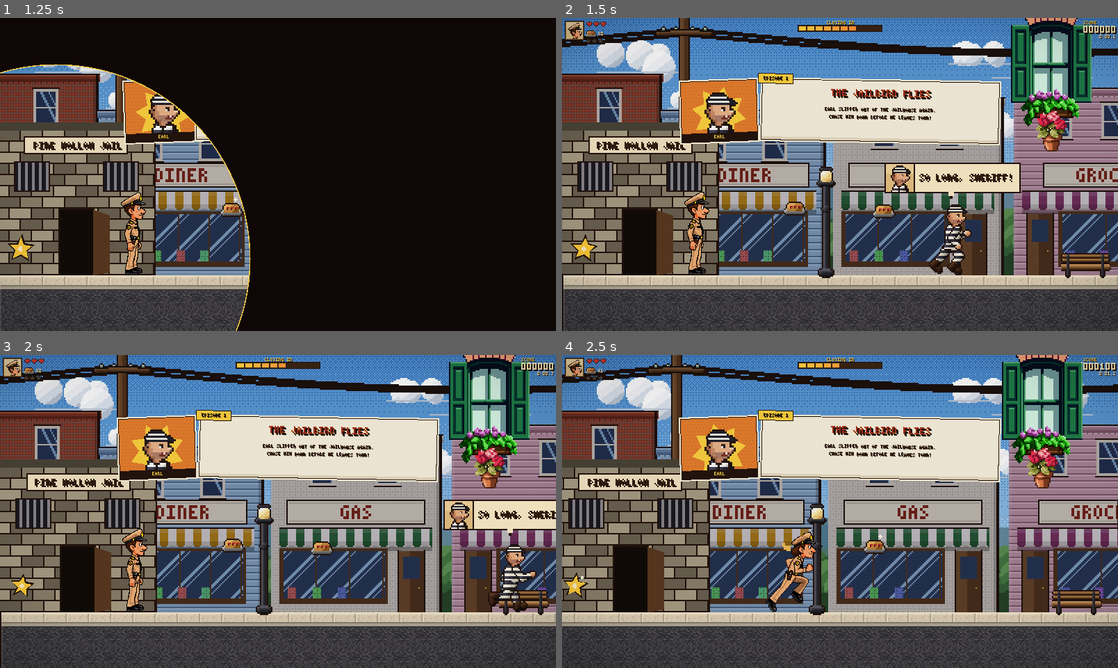
Above: before the commit, frames 1-4 (two rows, left to right).
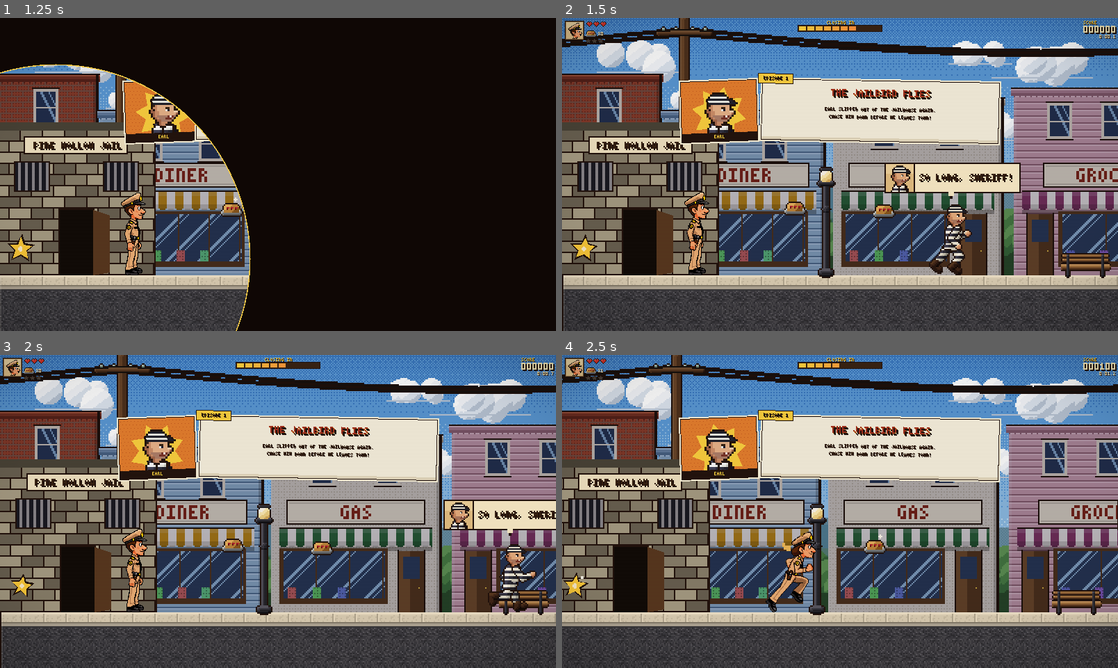
Above: after the commit, the same moments.

Repository: jyatesmike/sheriff-of-pine-hollow
Game: Godot game, scene res://scenes/ui/title.tscn
Two runs of this game, one before a commit and one after it. Both use one fixed random seed, a clock stepped at 60 frames per second and the inputs below.
Inputs (mouse positions are in pixels of both pictures, inside the frame that each line leads up to):
- Up to frame 1 (1.25 s): tap Enter (ui_accept) at 0.5 s; move the mouse to (400, 158) at 0.52 s; hold Right (right) from 0.53 s (still down); tap Shift (action) at 0.6 s; click (400, 158) at 0.67 s; tap Space (jump) at 0.77, 1.07 s
- Up to frame 2 (1.5 s): release Right (right) at 1.25 s; drag from (728, 190) to (812, 237) at 1.27 s
- Up to frame 3 (2 s): no input
- Up to frame 4 (2.5 s): move the mouse to (895, 442) at 2.02 s; hold Right (right) from 2.03 s (still down); hold F (throw) from 2.03 s (still down)

Frame 1 is identical in both runs. In frame 2, 4.6% of the frame differs, in the area x 80-96%, y 0-43%; in frame 3, 4.6%; in frame 4, 4.6%, in the area x 79-94%, y 0-43%.

Commit message:
Fix floating flowerpots; wire real art into the grocer's cart
- main_street.json: the 4 flowerpots sat at x=22-46, well before any
  building (the jailhouse ends at tile 7, the first storefront starts at
  tile 100) — floating windows, more obvious now that the art is real.
  Moved them to tiles 102/108/120/128, against the brick and blue
  buildings.
- grocer.gd: the cart now uses the real PixelLab art (upright, then the
  real tip-over animation) instead of two rotated rectangles. Barrels and
  apples are unchanged (barrels were already a real texture; apples are
  small enough that procedural circles are fine).

Diff:
--- a/data/levels/main_street.json
+++ b/data/levels/main_street.json
@@ -114,22 +114,22 @@
   },
   {
    "type": "flowerpot",
-   "x": 22,
+   "x": 102,
    "h": 6
   },
   {
    "type": "flowerpot",
-   "x": 30,
+   "x": 108,
    "h": 6
   },
   {
    "type": "flowerpot",
-   "x": 38,
+   "x": 120,
    "h": 7
   },
   {
    "type": "flowerpot",
-   "x": 46,
+   "x": 128,
    "h": 6
   },
   {
--- a/scripts/levels/objects/grocer.gd
+++ b/scripts/levels/objects/grocer.gd
@@ -6,7 +6,22 @@
 
 const BARREL_SPEED := 120.0
 
+# PixelLab art: the cart tipping over, one frame per canvas (same alignment
+# throughout, so one offset works for all of them). Not verified in a live
+# editor (no Godot binary in this sandbox) — check it sits on the sidewalk.
+const CART_TEX := preload("res://art/sprites/props/fruit_cart.png")
+const TIP_FRAMES := [
+	preload("res://art/sprites/props/fruit_cart/frame_1.png"),
+	preload("res://art/sprites/props/fruit_cart/frame_2.png"),
+	preload("res://art/sprites/props/fruit_cart/frame_3.png"),
+	preload("res://art/sprites/props/fruit_cart/frame_4.png"),
+	preload("res://art/sprites/props/fruit_cart/frame_5.png"),
+	preload("res://art/sprites/props/fruit_cart/frame_6.png"),
+]
+const CART_OFFSET := Vector2(-48, -64)
+
 var tipped := false
+var tip_t := 0                # frames since tipping started (picks TIP_FRAMES)
 var barrels: Array = []      # {x, y, vy, spin, dead}
 var apples: Array = []       # {x, y, vx, vy, got}
 var spawn_t := 0
@@ -15,6 +30,8 @@
 
 func step(delta: float) -> void:
 	var p := player()
+	if tipped:
+		tip_t += 1
 	if not tipped and p.global_position.x > o.get("trigger", 0) * TILE:
 		tipped = true
 		to_spawn = 3
@@ -73,21 +90,8 @@
 
 func _draw() -> void:
 	# the cart (upright until tipped)
-	var wood := Color("a87a46")
-	if not tipped:
-		outlined_rect(Rect2(-22, -26, 44, 16), wood)
-		for k in 5:
-			draw_circle(Vector2(-16 + k * 8, -28), 4.0, Color("d8342a"))
-		draw_circle(Vector2(-14, -6), 6.0, OUTLINE)
-		draw_circle(Vector2(14, -6), 6.0, OUTLINE)
-		draw_circle(Vector2(-14, -6), 4.5, Color("5a3a22"))
-		draw_circle(Vector2(14, -6), 4.5, Color("5a3a22"))
-	else:
-		draw_set_transform(Vector2(10, -10), 0.5, Vector2.ONE)
-		outlined_rect(Rect2(-22, -10, 44, 16), wood)
-		draw_set_transform(Vector2.ZERO, 0.0, Vector2.ONE)
-		draw_circle(Vector2(26, -6), 6.0, OUTLINE)
-		draw_circle(Vector2(26, -6), 4.5, Color("5a3a22"))
+	var cart_tex: Texture2D = TIP_FRAMES[clampi(tip_t / 4, 0, 5)] if tipped else CART_TEX
+	draw_texture(cart_tex, CART_OFFSET)
 	var tex := SpriteLib.prop("barrel")
 	for b in barrels:
 		draw_set_transform(Vector2(b.x, b.y - 9), b.spin, Vector2.ONE)
Binary file added: art/sprites/props/fruit_cart.png
Binary file added: art/sprites/props/fruit_cart/frame_0.png
Binary file added: art/sprites/props/fruit_cart/frame_1.png
Binary file added: art/sprites/props/fruit_cart/frame_2.png
Binary file added: art/sprites/props/fruit_cart/frame_3.png
Binary file added: art/sprites/props/fruit_cart/frame_4.png
Binary file added: art/sprites/props/fruit_cart/frame_5.png
Binary file added: art/sprites/props/fruit_cart/frame_6.png
